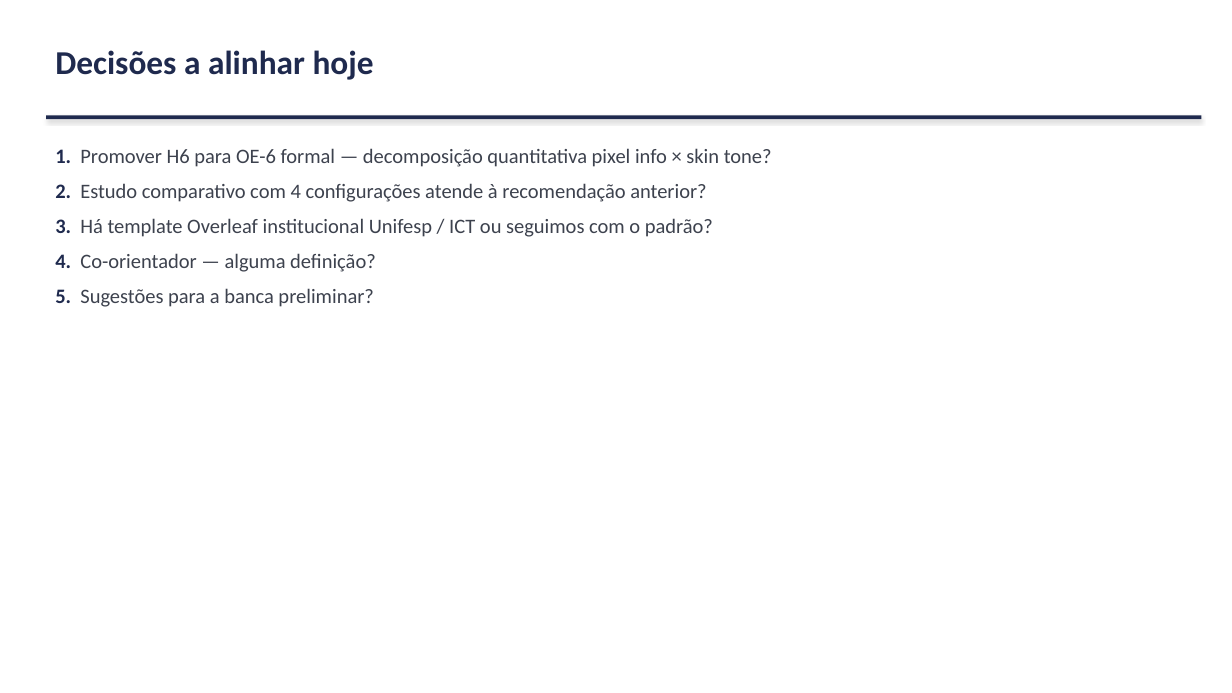
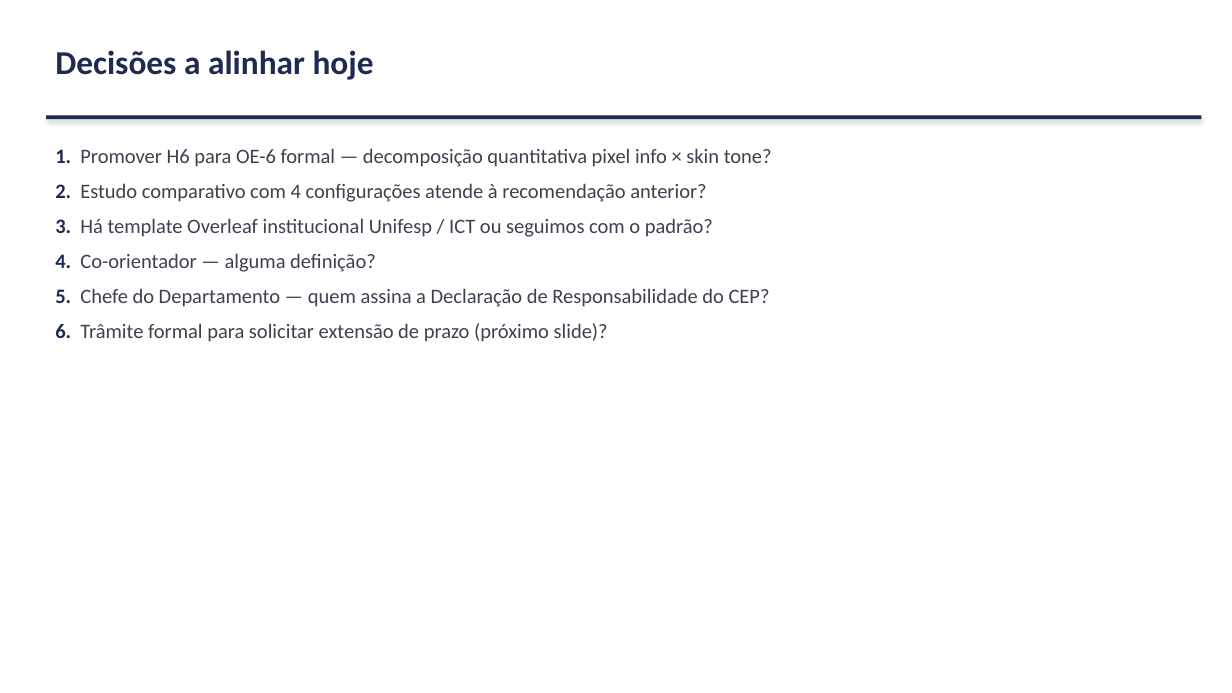
Before and after one commit to marcellozzetti/Facial-Recognition-Models-Mitigating-Bias, a slide deck: slide 25 of docs/ativo/material_reuniao_orientador_2026-06-28.pptx (slide 21 before the commit). Drawn at 1232x693 pixels with LibreOffice and Linux fonts; fonts in the diff are those of the drawing. Boxes give left, top, right and bottom in pixels: in the first picture for what was removed or moved away, otherwise in the second. Text is boxed around its words. In the diff, an @@ line names an element or a change of style, - is before the commit and + after.

```diff
--- a/docs/ativo/material_reuniao_orientador_2026-06-28.pptx
+++ b/docs/ativo/material_reuniao_orientador_2026-06-28.pptx
@@ text at [55, 288, 770, 342]: text changed @@
-5. Sugestões para a banca preliminar?
+5. Chefe do Departamento — quem assina a Declaração de Responsabilidade do CEP?
+6. Trâmite formal para solicitar extensão de prazo (próximo slide)?
```
Also in this commit, not shown: 3 other slides changed, 6 slides added, 1 slide removed, 6 other files.
